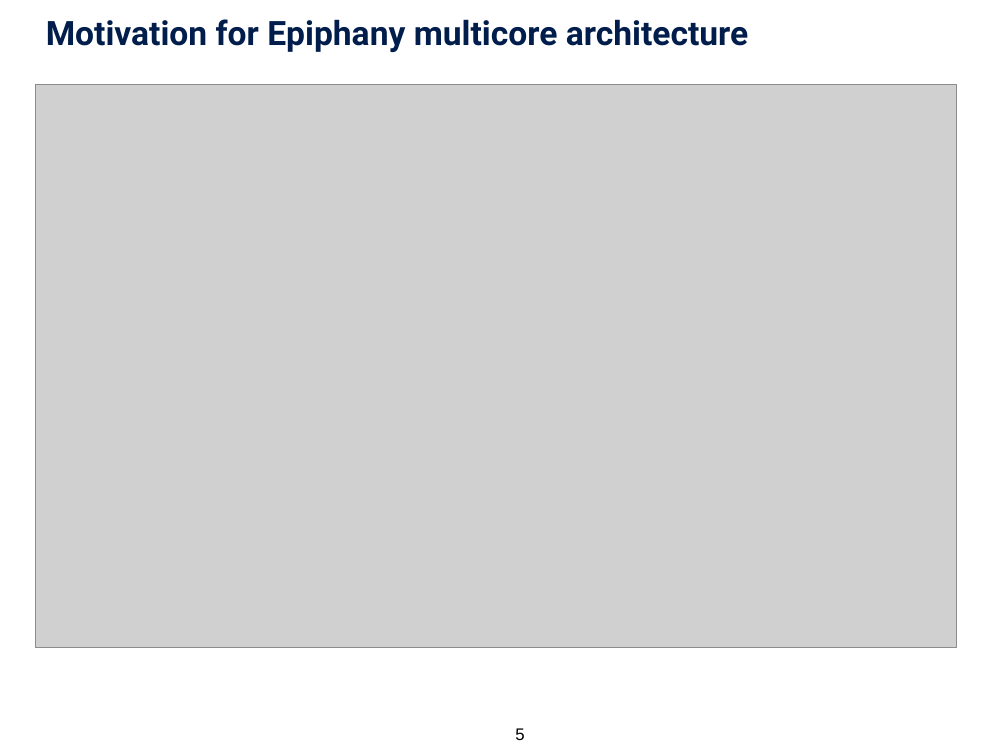
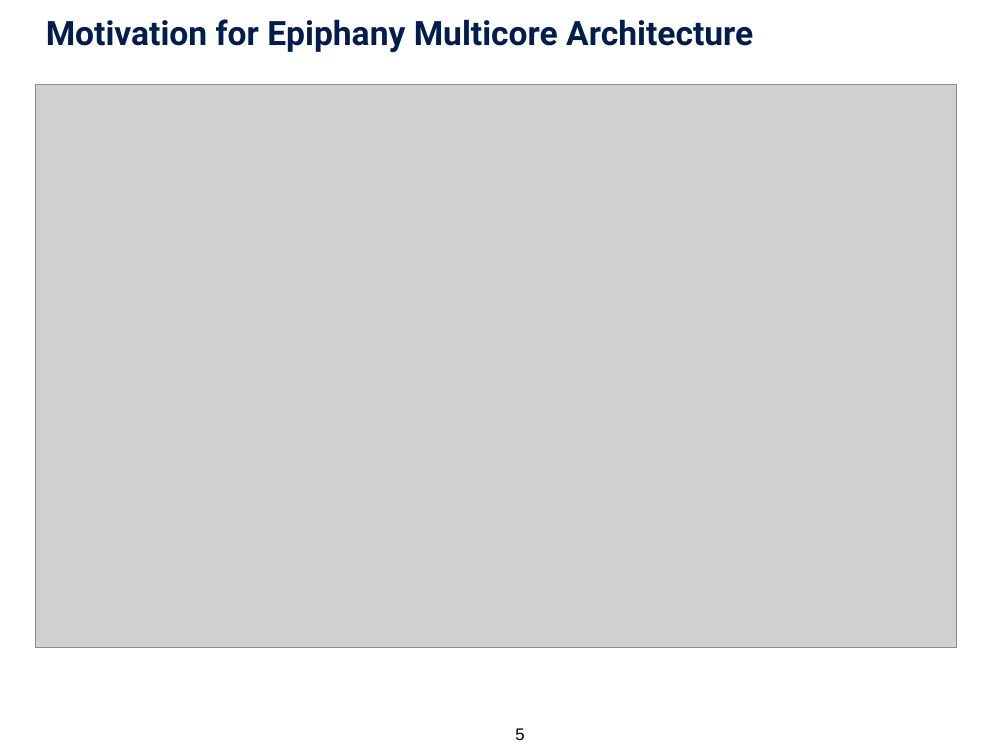
Before and after one commit to tobiashuste/parallella-hauptseminar, a slide deck: slide 5 of presentation/praesentation.pptx. Drawn at 1008x756 pixels with LibreOffice and Linux fonts; fonts in the diff are those of the drawing; grey boxes stand for pictures; background and template pictures are left out. Boxes give left, top, right and bottom in pixels: in the first picture for what was removed or moved away, otherwise in the second. Text is boxed around its words. In the diff, an @@ line names an element or a change of style, - is before the commit and + after.

```diff
--- a/presentation/praesentation.pptx
+++ b/presentation/praesentation.pptx
@@ title at (x1=46, y1=19, x2=753, y2=52): text changed @@
-Motivation for Epiphany multicore architecture
+Motivation for Epiphany Multicore Architecture
```
Also in this commit, not shown: 13 other slides changed, 4 slides added, 1 slide removed, 2 other files.
